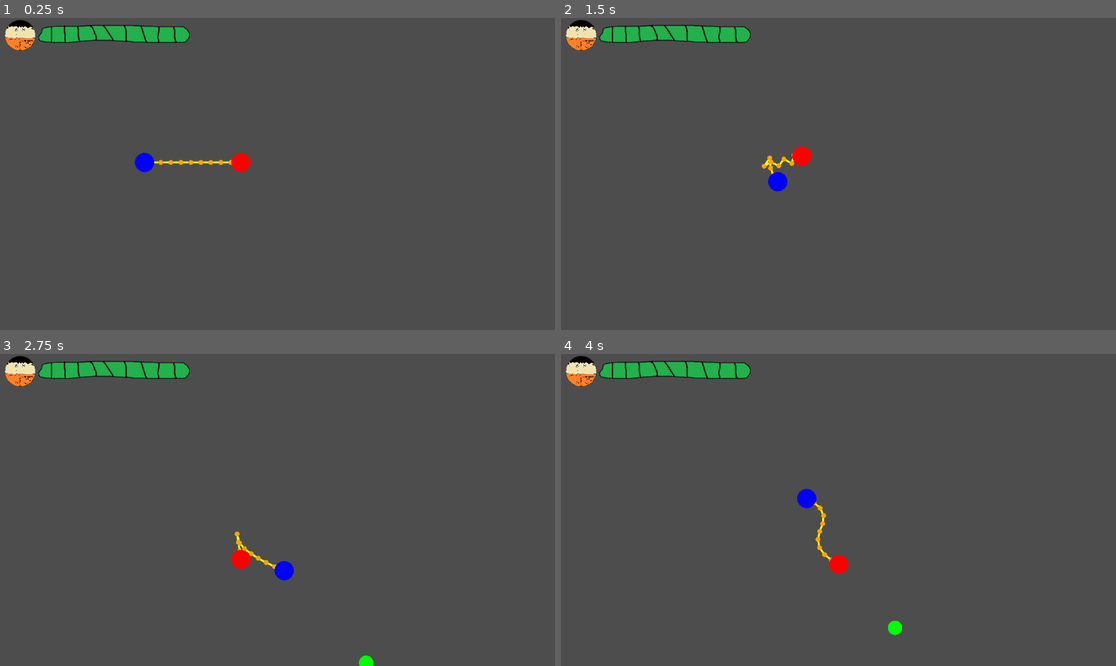
Above: before the commit, frames 1-4 (two rows, left to right).
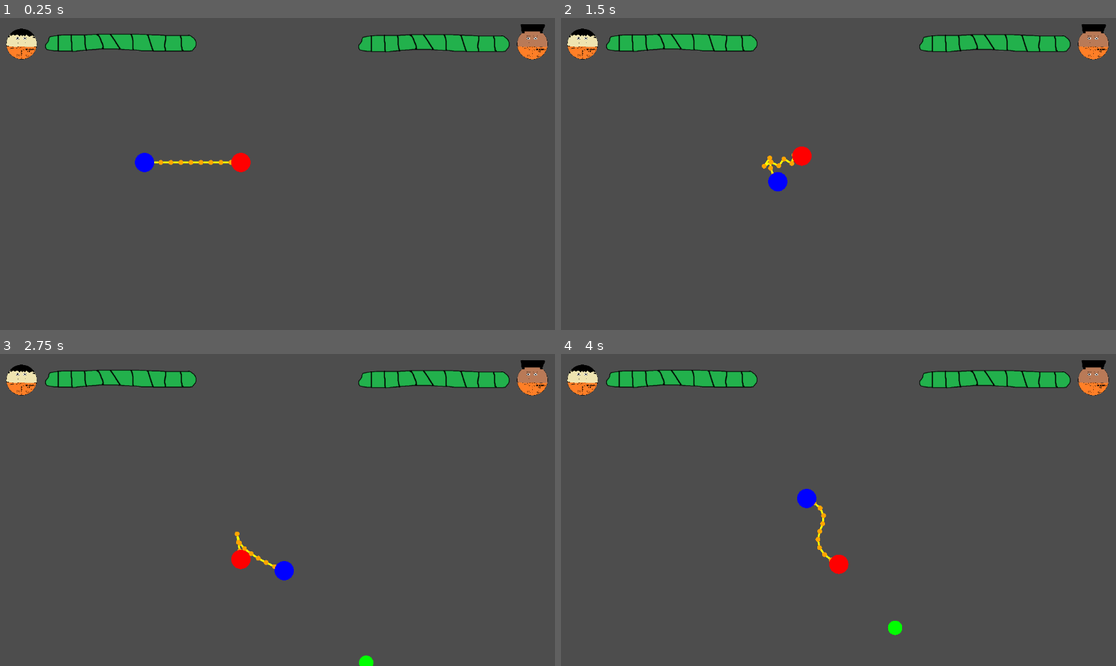
Above: after the commit, the same moments.

Repository: K2bit/PrisonGame
Game: Godot game, scene res://game.tscn
Same seed, same stepped clock (60 frames per second), same inputs: the game is played once before the commit and once after it.
Inputs:
- Up to frame 1 (0.25 s): no input
- Up to frame 2 (1.5 s): tap Enter at 0.5 s; hold D 0.53-1.28 s; hold R 0.53-1.28 s; hold S from 1.28 s (still down); tap I at 1.35 s
- Up to frame 3 (2.75 s): release S at 2.03 s; hold D from 2.03 s (still down); hold K from 2.03 s (still down)
- Up to frame 4 (4 s): release D at 2.78 s; release K at 2.78 s; hold W 2.78-3.53 s; tap J at 2.85 s; hold A from 3.53 s (still down); hold L from 3.53 s (still down)

The runs differ from the first frame. In frame 1, 4.3% of the frame differs, in the area x 0-99%, y 0-14%; in frame 2, 4.3%; in frame 3, 4.3%; in frame 4, 4.3%.

Commit message:
Added: health bar logic and asset to scene for player two

Diff:
--- a/game.tscn
+++ b/game.tscn
@@ -7,6 +7,7 @@
 [ext_resource type="Texture2D" uid="uid://ctg2qrxf1exu8" path="res://assets/ui/health-bar/health-bar-100-player.png" id="5_eow3j"]
 [ext_resource type="Script" uid="uid://d1rh8o3axwqnm" path="res://health_bar.gd" id="6_eow3j"]
 [ext_resource type="Texture2D" uid="uid://wl6741u3lsqv" path="res://assets/player/prisoner_idle.png" id="6_ryrav"]
+[ext_resource type="Texture2D" uid="uid://c23mfv1jan57r" path="res://assets/player/prisoner_idle_2.png" id="8_j5wjh"]
 
 [node name="Game" type="Node2D"]
 
@@ -35,21 +36,39 @@
 
 [node name="CanvasLayer" type="CanvasLayer" parent="."]
 
-[node name="HealthBar" type="TextureRect" parent="CanvasLayer"]
-offset_left = 79.0
-offset_top = 11.0
-offset_right = 393.85104
-offset_bottom = 60.0
+[node name="PlayerOneHealthBar" type="TextureRect" parent="CanvasLayer"]
+offset_left = 93.0
+offset_top = 29.0
+offset_right = 407.85104
+offset_bottom = 78.0
 texture = ExtResource("5_eow3j")
 expand_mode = 1
 script = ExtResource("6_eow3j")
 
-[node name="PlayerIcon" type="TextureRect" parent="CanvasLayer"]
-offset_left = 3.0
-offset_top = -8.0
-offset_right = 79.0
-offset_bottom = 68.0
+[node name="PlayerTwoHealthBar" type="TextureRect" parent="CanvasLayer"]
+offset_left = 743.0
+offset_top = 30.0
+offset_right = 1057.8511
+offset_bottom = 79.0
+texture = ExtResource("5_eow3j")
+expand_mode = 1
+script = ExtResource("6_eow3j")
+
+[node name="PlayerOneIcon" type="TextureRect" parent="CanvasLayer"]
+offset_left = 6.0
+offset_top = 10.0
+offset_right = 82.0
+offset_bottom = 86.0
 texture = ExtResource("6_ryrav")
 expand_mode = 1
 
-[connection signal="health_changed" from="Player1" to="CanvasLayer/HealthBar" method="_on_player_1_health_changed"]
+[node name="PlayerTwoIcon" type="TextureRect" parent="CanvasLayer"]
+offset_left = 1067.0
+offset_top = 10.0
+offset_right = 1143.0
+offset_bottom = 86.0
+texture = ExtResource("8_j5wjh")
+expand_mode = 1
+
+[connection signal="health_changed" from="Player1" to="CanvasLayer/PlayerOneHealthBar" method="_on_health_changed"]
+[connection signal="health_changed" from="Player2" to="CanvasLayer/PlayerTwoHealthBar" method="_on_health_changed"]
--- a/health_bar.gd
+++ b/health_bar.gd
@@ -1,6 +1,6 @@
 extends TextureRect
 
-func _on_player_1_health_changed(new_health: int):
+func _on_health_changed(new_health: int):
 		if new_health >= 100:
 			texture = load("res://assets/ui/health-bar/health-bar-100-player.png")
 		else:
Not shown: 1 places in game.tscn that only renumber resources
